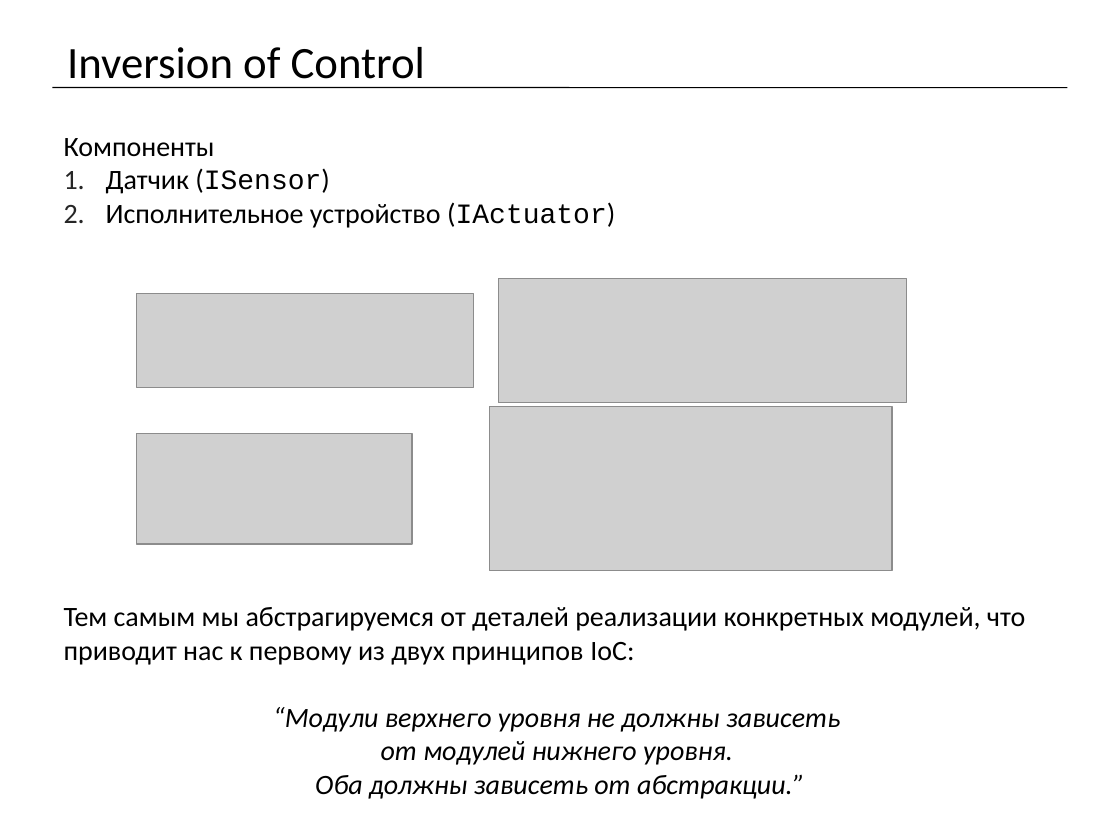
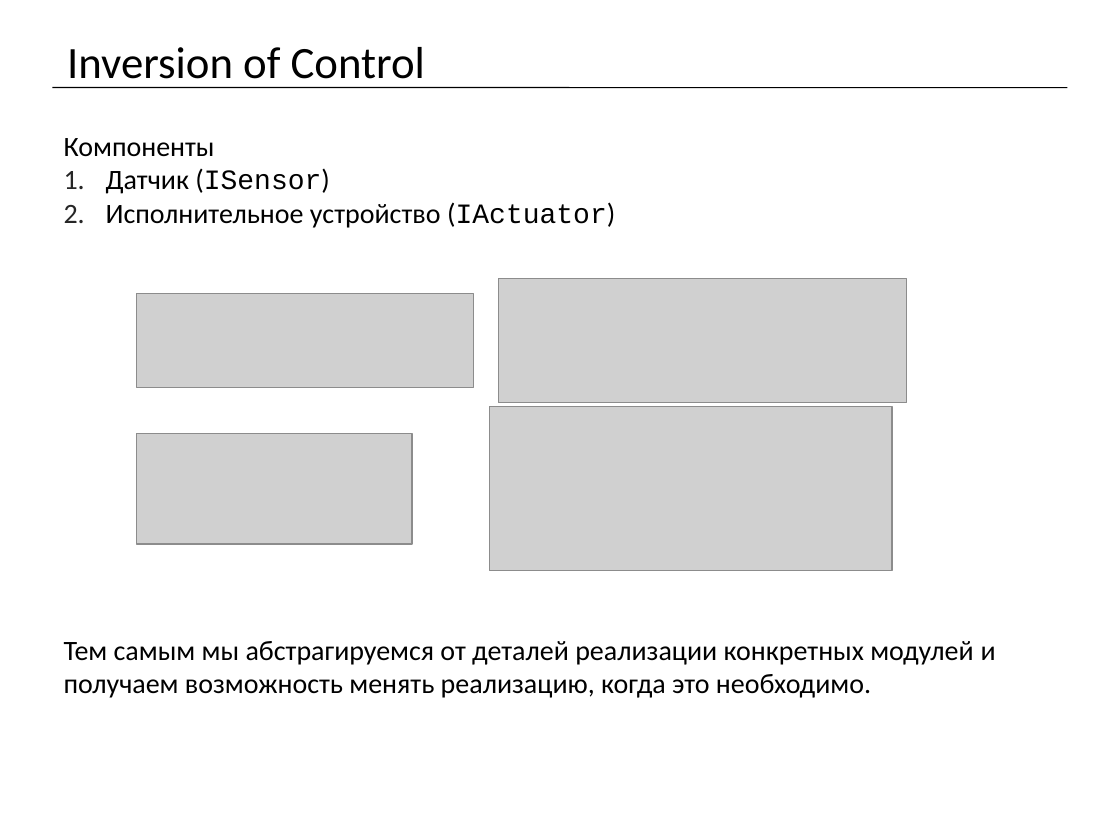
Before and after one commit to mrdekk/j2ee_course, a slide deck: slide 11 of lectures/j2ee. Lecture 1.pptx. Drawn at 1120x840 pixels with LibreOffice and Linux fonts; fonts in the diff are those of the drawing; grey boxes stand for pictures. Boxes give left, top, right and bottom in pixels: in the first picture for what was removed or moved away, otherwise in the second. Text is boxed around its words. In the diff, an @@ line names an element or a change of style, - is before the commit and + after.

```diff
--- a/lectures/j2ee. Lecture 1.pptx
+++ b/lectures/j2ee. Lecture 1.pptx
@@ text at (x1=64, y1=641, x2=996, y2=698): text changed @@
-Тем самым мы абстрагируемся от деталей реализации конкретных модулей, что приводит нас к первому из двух принципов IoC:
-“Модули верхнего уровня не должны зависеть
-от модулей нижнего уровня.
-Оба должны зависеть от абстракции.”
+Тем самым мы абстрагируемся от деталей реализации конкретных модулей и получаем возможность менять реализацию, когда это необходимо.
```
Also in this commit, not shown: 10 slides added, 21 other files.
